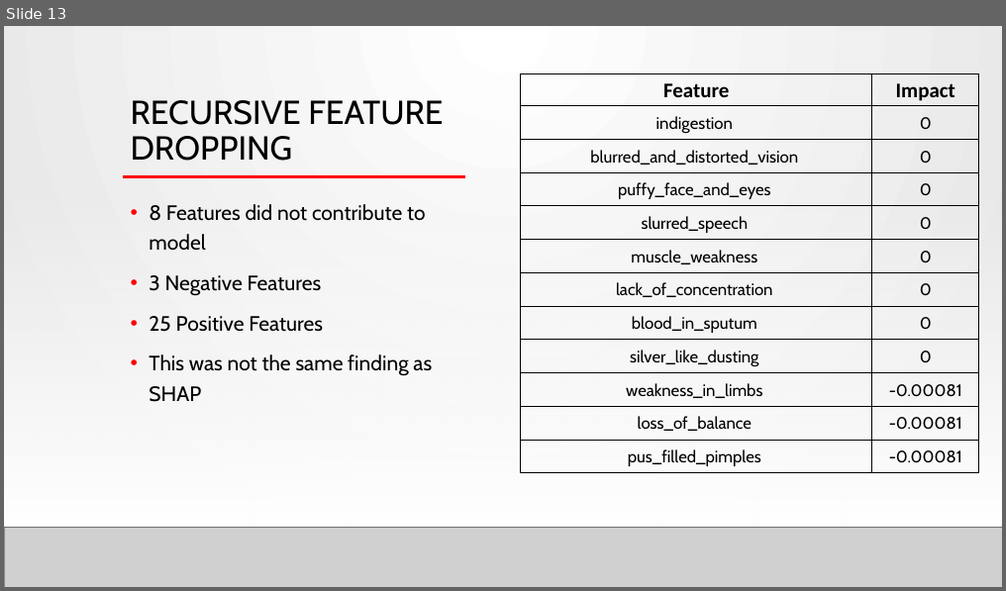
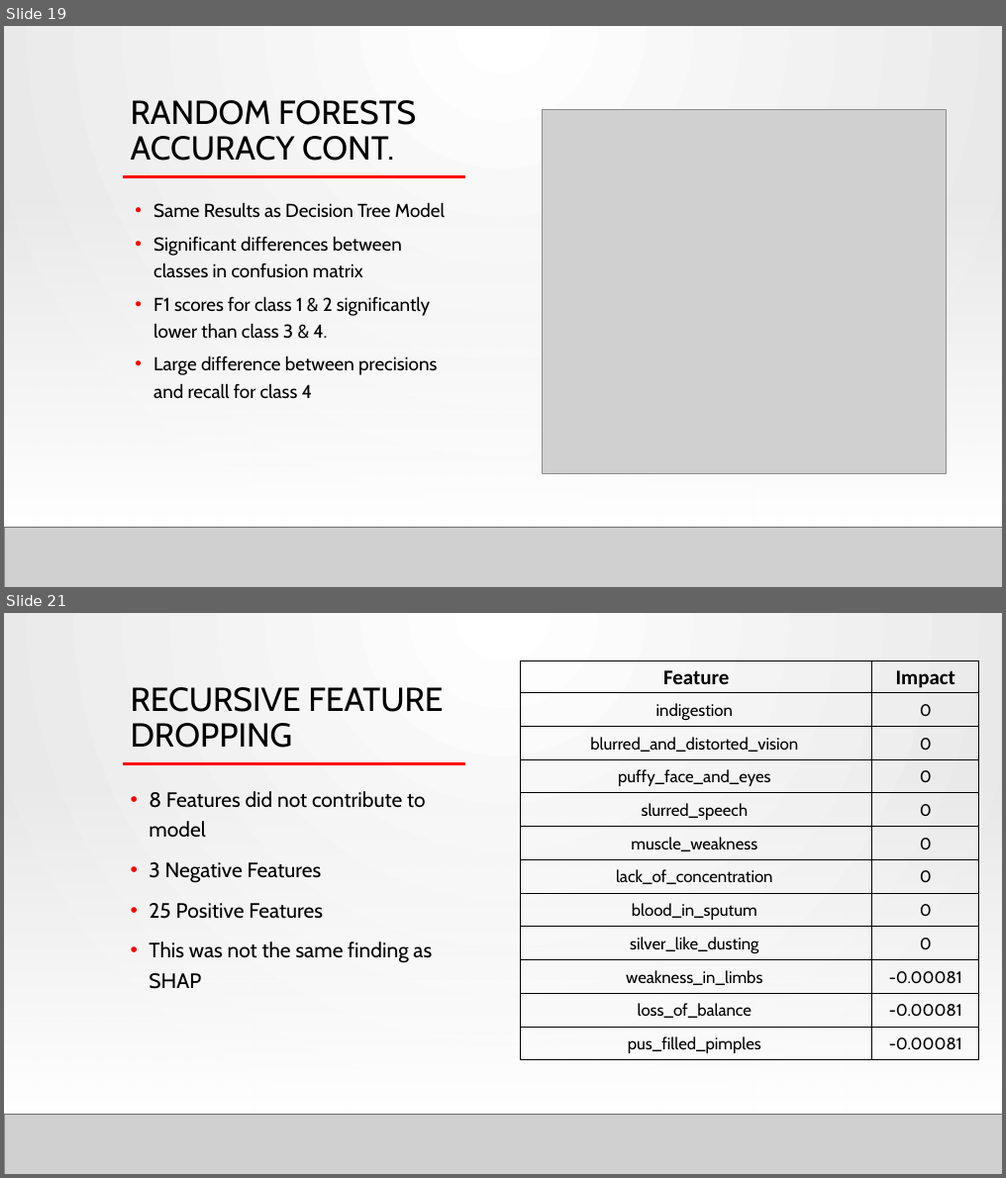
Before and after one commit to PaulButler8/springboard, a slide deck: Capstone 2/Capstone 2 Presentation.pptx. Shown one above the other, each under a label of ours: slide 13 before the commit, slides 19 and 21 after it; the slides between them are not shown. The pictures are 1006x591 and 1006x1178 pixels, drawn with LibreOffice and Linux fonts; fonts in the diff are those of the drawing; grey boxes stand for pictures; background and template pictures are left out. Boxes give left, top, right and bottom in pixels: in the first picture for what was removed or moved away, otherwise in the second. Text is boxed around its words. In the diff, an @@ line names an element or a change of style, - is before the commit and + after.

```diff
--- a/Capstone 2/Capstone 2 Presentation.pptx
+++ b/Capstone 2/Capstone 2 Presentation.pptx
@@ slide 19 added at [4, 26, 1002, 587], background gradient #FFFFFF to #E7E7E7; not listed: 3 template elements that a slide beside it also shows @@
@@ rectangle added at [4, 26, 1002, 587], fill gradient #FFFFFF to #E7E7E7 @@
@@ title added at [131, 100, 416, 161], 32 pt, text #000000 @@
+RANDOM FORESTS ACCURACY CONT.
@@ picture added at [542, 110, 945, 473] @@
@@ rectangle added at [4, 191, 1002, 528], fill gradient #FFFFFF @@
@@ line added from (123, 177) to (465, 177), #FF0000 2.5 pt @@
@@ text added at [153, 202, 445, 399], 18 pt, text #000000 @@
+• Same Results as Decision Tree Model
+• Significant differences between classes in confusion matrix
+• F1 scores for class 1 & 2 significantly lower than class 3 & 4.
+• Large difference between precisions and recall for class 4
@@ picture added at [4, 528, 1002, 587] @@
@@ line added from (4, 528) to (1002, 528), #000001 1 pt @@
@@ what was slide 13 is now slide 21 @@
```
Also in this commit, not shown: 10 slides changed, 7 other slides added, 1 other file.
